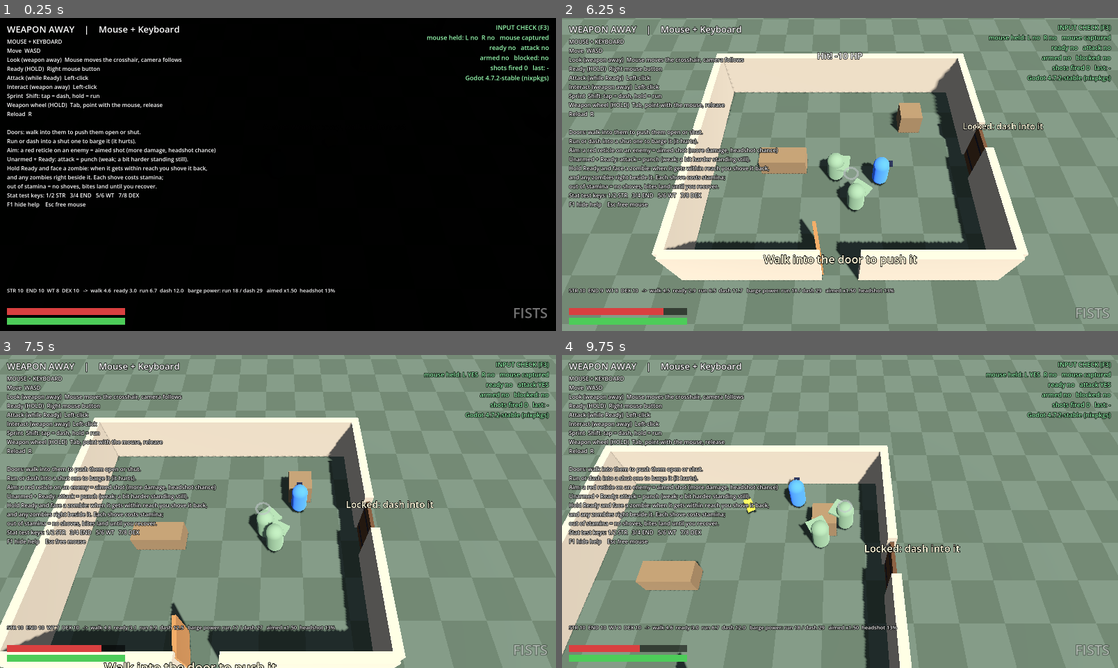
Above: before the commit, frames 1-4 (two rows, left to right).
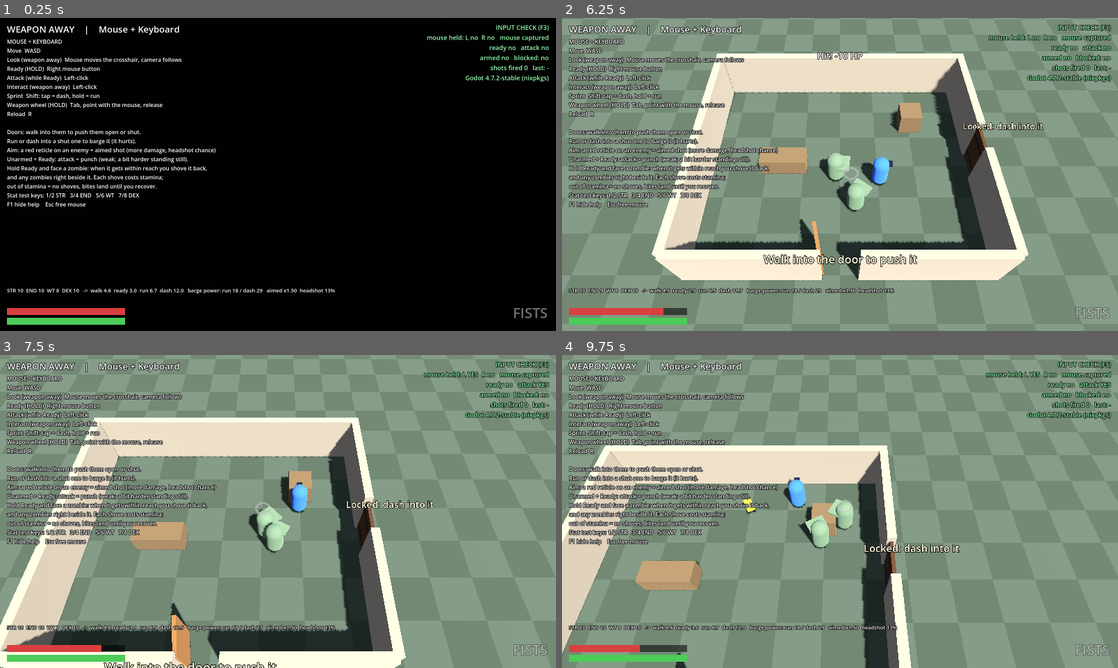
Above: after the commit, the same moments.

Repository: RuneTV64/twinsticksofdepth
Game: Godot game, scene res://main.tscn
Two runs of this game, one before a commit and one after it. Both use one fixed random seed, a clock stepped at 60 frames per second and the inputs below.
Inputs (mouse positions are in pixels of both pictures, inside the frame that each line leads up to):
- Up to frame 1 (0.25 s): no input
- Up to frame 2 (6.25 s): tap Enter at 0.5 s; move the mouse to (867, 174) at 0.52 s; press the mouse at (867, 174) at 0.53 s; hold W (move_up) 0.53-5.78 s; move the mouse to (812, 174) at 1.27 s; release the mouse at (812, 174) at 1.28 s; right-click (812, 174) at 1.35 s; move the mouse to (851, 168) at 2.02 s; hold Shift (sprint) 2.03-2.78 s; move the mouse to (834, 180) at 2.77 s; tap Tab (weapon_wheel) at 2.85 s; click (834, 180) at 2.92 s; move the mouse to (878, 177) at 3.52 s; tap Q at 3.6 s; move the mouse to (795, 171) at 4.27 s; tap 1 at 4.35 s; move the mouse to (845, 174) at 5.02 s; tap 2 at 5.1 s; click (845, 174) at 5.17 s; move the mouse to (817, 168) at 5.77 s; hold D (move_right) from 5.78 s (still down); tap 3 at 5.85 s
- Up to frame 3 (7.5 s): move the mouse to (305, 511) at 6.52 s; release D (move_right) at 6.53 s; hold W (move_up) from 6.53 s (still down); tap 4 at 6.6 s; move the mouse to (250, 511) at 7.27 s; tap 5 at 7.35 s; click (250, 511) at 7.42 s
- Up to frame 4 (9.75 s): move the mouse to (851, 505) at 8.02 s; tap 6 at 8.1 s; move the mouse to (834, 517) at 8.77 s; release W (move_up) at 8.78 s; hold A (move_left) 8.78-9.53 s; tap 7 at 8.85 s; move the mouse to (878, 514) at 9.52 s; hold W (move_up) from 9.53 s (still down); tap 8 at 9.6 s; click (878, 514) at 9.67 s

The runs differ from the first frame. In frame 2, less than 0.1% of the frame differs, in the area x 17-85%, y 12-84%; in frame 3, less than 0.1%; in frame 4, 0.9%, in the area x 0-72%, y 28-100%.

Commit message:
Add cul-de-sac to the test map: houses with doors and windows, zombies, ammo
- Road from the yard to a turning circle with seven houses, two cars
- Wall builder with door, window and open-doorway openings; house helper
- 21 more shamblers on the street, circle, lawns and indoors
- Ammo inside four of the houses; pickups give 8 and respawn after 150s
- Start with one spare magazine; killed shamblers stay gone for 90s
- Fog-of-war map now covers the whole (non-square) level

Co-Authored-By: Claude Fable 5.2 <noreply@anthropic.com>

Diff:
--- a/ammo_pickup.gd
+++ b/ammo_pickup.gd
@@ -2,8 +2,8 @@
 extends Node3D
 ## First interaction in the game: put your weapon away, walk up, press Interact.
 
-@export var amount := 12
-@export var respawn_time := 12.0
+@export var amount := 8
+@export var respawn_time := 150.0   # slow: a looted spot is worth coming back to much later, not farming
 
 var _active := true
 var _t := 0.0
--- a/enemy.gd
+++ b/enemy.gd
@@ -12,6 +12,7 @@
 @export var attack_range := 1.45
 @export var attack_damage := 10.0
 @export var attack_cooldown := 1.3
+@export var shambler_respawn := 90.0   # seconds a killed shambler stays gone, so a bullet buys real time
 @export var investigate_time := 10.0   # how long a heard noise keeps pulling it in
 @export var fade_time := 0.25          # seconds to fade out of (or into) the player's view
 
@@ -132,7 +133,7 @@
 	hp = 0.0
 	visible = false
 	collision_layer = 0
-	_dead_t = 2.0 if kind == "dummy" else 7.0
+	_dead_t = 2.0 if kind == "dummy" else shambler_respawn
 
 
 func _respawn() -> void:
--- a/fog.gd
+++ b/fog.gd
@@ -14,8 +14,13 @@
 @export var edge_soft := 0.7         # meters over which the edge of your view fades
 @export var see_past := 0.6          # meters past a ray's end still lit, so the wall it hit shows
 
-const MAP_SIZE := 96.0               # meters covered by the explored map, centered on the origin
-const MAP_CELLS := 192               # half-meter cells
+## The part of the world the explored map covers (XZ). Set these before adding the node.
+var map_min := Vector2(-48.0, -48.0)
+var map_size := Vector2(96.0, 96.0)
+const CELL := 0.5                    # meters per explored-map cell
+
+var _cells_x := 0
+var _cells_y := 0
 
 var player: Player
 var cam: Camera3D
@@ -39,7 +44,8 @@
 uniform float taper;
 uniform float sight_range;
 uniform float sight_near;
-uniform float map_size;
+uniform vec2 map_min;
+uniform vec2 map_size;
 uniform float explored_dim;
 uniform float unexplored_dim;
 uniform float now;
@@ -76,7 +82,7 @@
 
 		// r = ever seen (0/1), g = when it was last seen (0 where never). Dividing the
 		// filtered g by the filtered r gives the last-seen time of the seen cells nearby.
-		vec2 e = texture(explored_tex, world.xz / map_size + 0.5).rg;
+		vec2 e = texture(explored_tex, (world.xz - map_min) / map_size).rg;
 		float seen = e.r;
 		float last_seen = e.g / max(e.r, 0.001);
 		float stale = smoothstep(stale_delay, stale_delay + stale_time, now - last_seen);
@@ -92,7 +98,9 @@
 
 func _ready() -> void:
 	# Two float channels per cell: r = ever seen, g = game time it was last seen.
-	_explored = Image.create(MAP_CELLS, MAP_CELLS, false, Image.FORMAT_RGF)
+	_cells_x = int(ceil(map_size.x / CELL))
+	_cells_y = int(ceil(map_size.y / CELL))
+	_explored = Image.create(_cells_x, _cells_y, false, Image.FORMAT_RGF)
 	_explored.fill(Color(0, 0, 0))
 	_explored_tex = ImageTexture.create_from_image(_explored)
 
@@ -102,7 +110,8 @@
 	_mat.shader = sh
 	_mat.render_priority = 5   # over the world and faded enemies, under the reticle (10)
 	_mat.set_shader_parameter("explored_tex", _explored_tex)
-	_mat.set_shader_parameter("map_size", MAP_SIZE)
+	_mat.set_shader_parameter("map_min", map_min)
+	_mat.set_shader_parameter("map_size", Vector2(_cells_x, _cells_y) * CELL)
 
 	var quad := MeshInstance3D.new()
 	var qm := QuadMesh.new()
@@ -144,7 +153,7 @@
 func _mark_explored() -> void:
 	var origin := Vector2(player.global_position.x, player.global_position.z)
 	var white := Color(1.0, _clock, 0.0)
-	var cell := MAP_SIZE / MAP_CELLS
+	var cell := CELL
 	# Twice as many spokes as sight rays, so cells at the far end of the cone aren't skipped.
 	var spokes := Player.SIGHT_RAYS * 2
 	for i in spokes:
@@ -154,9 +163,9 @@
 		var d := 0.0
 		while d <= reach:
 			var p := origin + dir * d
-			var cx := int(floor(p.x / cell + MAP_CELLS * 0.5))
-			var cy := int(floor(p.y / cell + MAP_CELLS * 0.5))
-			if cx >= 0 and cy >= 0 and cx < MAP_CELLS and cy < MAP_CELLS:
+			var cx := int(floor((p.x - map_min.x) / cell))
+			var cy := int(floor((p.y - map_min.y) / cell))
+			if cx >= 0 and cy >= 0 and cx < _cells_x and cy < _cells_y:
 				_explored.set_pixel(cx, cy, white)
 			d += cell * 0.9
 	_explored_tex.update(_explored)
@@ -164,9 +173,8 @@
 
 ## Has this spot ever been in view?
 func is_explored(pos: Vector3) -> bool:
-	var cell := MAP_SIZE / MAP_CELLS
-	var cx := int(floor(pos.x / cell + MAP_CELLS * 0.5))
-	var cy := int(floor(pos.z / cell + MAP_CELLS * 0.5))
-	if cx < 0 or cy < 0 or cx >= MAP_CELLS or cy >= MAP_CELLS:
+	var cx := int(floor((pos.x - map_min.x) / CELL))
+	var cy := int(floor((pos.z - map_min.y) / CELL))
+	if cx < 0 or cy < 0 or cx >= _cells_x or cy >= _cells_y:
 		return false
 	return _explored.get_pixel(cx, cy).r > 0.5
--- a/main.gd
+++ b/main.gd
@@ -1,9 +1,25 @@
 extends Node3D
-## Builds the whole test level in code: open yard, a small house with a normal door (south)
-## and a heavy locked door (east), training dummies, shamblers, and ammo crates.
+## Builds the whole test level in code.
+##  - Training yard (z -40..40): a small house with a normal door (south) and a heavy locked
+##    door (east), training dummies, a few shamblers, the tutorial ammo crate.
+##  - Cul-de-sac (north of the yard, through the gap in the wall): a short street ending in a
+##    turning circle, seven houses with doors and windows, a lot of zombies, and ammo hidden
+##    inside some of the houses.
+## North is -Z.
 
 const WALL_H := 2.6
 const WALL_T := 0.4
+const DOOR_W := 1.6       # matches Door.width
+const DOOR_H := 2.3       # wall above this over a doorway
+const WINDOW_W := 1.4
+const SILL_H := 0.9       # window opening runs from here...
+const HEAD_H := 2.0       # ...up to here. You can see and shoot through it, not climb through.
+
+# The whole playable area, for the ground, the outer wall and the fog-of-war map.
+const WORLD_X0 := -40.0
+const WORLD_X1 := 40.0
+const WORLD_Z0 := -112.0  # north edge
+const WORLD_Z1 := 40.0    # south edge
 
 var player: Player
 var rig: CamRig
@@ -37,6 +53,8 @@
 	fog = preload("res://fog.gd").new()
 	fog.player = player
 	fog.cam = rig.cam
+	fog.map_min = Vector2(WORLD_X0 - 4.0, WORLD_Z0 - 4.0)
+	fog.map_size = Vector2(WORLD_X1 - WORLD_X0 + 8.0, WORLD_Z1 - WORLD_Z0 + 8.0)
 	add_child(fog)
 
 	hud = Hud.new()
@@ -97,7 +115,7 @@
 	ground.collision_layer = 1
 	var gs := CollisionShape3D.new()
 	var gb := BoxShape3D.new()
-	gb.size = Vector3(90, 1, 90)
+	gb.size = Vector3(WORLD_X1 - WORLD_X0 + 10.0, 1, WORLD_Z1 - WORLD_Z0 + 10.0)
 	gs.shape = gb
 	ground.add_child(gs)
 	var gm := MeshInstance3D.new()
@@ -120,17 +138,22 @@
 	smat.shader = sh
 	gm.material_override = smat
 	ground.add_child(gm)
-	ground.position = Vector3(0, -0.5, 0)
+	ground.position = Vector3((WORLD_X0 + WORLD_X1) * 0.5, -0.5, (WORLD_Z0 + WORLD_Z1) * 0.5)
 	add_child(ground)
 
 
 func _build_level() -> void:
 	var wall_col := Color(0.55, 0.52, 0.48)
-	# Yard boundary
-	_box(Vector3(0, WALL_H / 2, -40), Vector3(80, WALL_H, 1), wall_col)
-	_box(Vector3(0, WALL_H / 2, 40), Vector3(80, WALL_H, 1), wall_col)
-	_box(Vector3(-40, WALL_H / 2, 0), Vector3(1, WALL_H, 80), wall_col)
-	_box(Vector3(40, WALL_H / 2, 0), Vector3(1, WALL_H, 80), wall_col)
+	# Outer wall around the whole map
+	var mid_z := (WORLD_Z0 + WORLD_Z1) * 0.5
+	var len_z := WORLD_Z1 - WORLD_Z0 + 1.0
+	_box(Vector3(0, WALL_H / 2, WORLD_Z0), Vector3(81, WALL_H, 1), wall_col)
+	_box(Vector3(0, WALL_H / 2, WORLD_Z1), Vector3(81, WALL_H, 1), wall_col)
+	_box(Vector3(WORLD_X0, WALL_H / 2, mid_z), Vector3(1, WALL_H, len_z), wall_col)
+	_box(Vector3(WORLD_X1, WALL_H / 2, mid_z), Vector3(1, WALL_H, len_z), wall_col)
+	# Wall between the yard and the cul-de-sac, with a gap for the road (x -5..5)
+	_box(Vector3(-22.5, WALL_H / 2, -40), Vector3(35, WALL_H, 1), wall_col)
+	_box(Vector3(22.5, WALL_H / 2, -40), Vector3(35, WALL_H, 1), wall_col)
 
 	# House: x -7..7, z -22..-10
 	var hc := Color(0.62, 0.56, 0.47)
@@ -170,17 +193,197 @@
 	for p in [Vector3(20, 0.05, -4), Vector3(22, 0.05, 2), Vector3(19, 0.05, 7)]:
 		_enemy("shambler", p)
 
-	# Ammo crates
-	for p in [Vector3(3, 0, 4), Vector3(0, 0, -20), Vector3(14, 0, 0)]:
-		var a := AmmoPickup.new()
-		a.position = p
-		add_child(a)
+	# Ammo: the tutorial crate by the spawn, and one in the yard house
+	for p in [Vector3(3, 0, 4), Vector3(0, 0, -20)]:
+		_ammo(p)
 
 	_sign(Vector3(3, 1.6, 4), "Ammo: weapon away, walk up, interact")
 	_sign(Vector3(0, 3.2, -9.6), "Walk into the door to push it")
 	_sign(Vector3(7.6, 3.2, -16), "Locked: dash into it")
 	_sign(Vector3(-15, 3.0, 2), "Dummies")
 	_sign(Vector3(20, 3.0, 0), "Shamblers")
+	_sign(Vector3(0, 3.4, -38), "Cul-de-sac ahead: ammo is in some of the houses")
+
+	_build_culdesac()
+
+
+# ------------------------------------------------------------------ cul-de-sac
+func _build_culdesac() -> void:
+	# Road in from the yard, ending in a turning circle.
+	var asphalt := Color(0.2, 0.2, 0.22)
+	var bulb := Vector3(0, 0, -78)
+	_flat_box(Vector3(0, 0.02, -51.5), Vector3(8, 0.04, 31), asphalt)
+	var circle := MeshInstance3D.new()
+	var cm := CylinderMesh.new()
+	cm.top_radius = 14.0
+	cm.bottom_radius = 14.0
+	cm.height = 0.04
+	circle.mesh = cm
+	var cmat := StandardMaterial3D.new()
+	cmat.albedo_color = asphalt
+	cmat.roughness = 0.95
+	circle.material_override = cmat
+	circle.position = bulb + Vector3(0, 0.02, 0)
+	add_child(circle)
+
+	# Houses: center (x, z), width (x), depth (z), which wall the front door is on.
+	_house(Vector2(-14, -53), 10, 12, "E", Color(0.66, 0.6, 0.5))          # street, west side
+	_house(Vector2(14, -53), 10, 12, "W", Color(0.58, 0.62, 0.66))         # street, east side
+	_house(Vector2(-27, -78), 10, 12, "E", Color(0.68, 0.58, 0.52))        # circle, west
+	_house(Vector2(27, -78), 10, 12, "W", Color(0.6, 0.66, 0.58), 0.0, -1.5)  # circle, east (back room)
+	_house(Vector2(-19, -98), 10, 10, "S", Color(0.64, 0.62, 0.55))        # circle, north-west
+	_house(Vector2(0, -102), 14, 10, "S", Color(0.7, 0.64, 0.56), 1.2)     # circle, north (side room)
+	_house(Vector2(19, -98), 10, 10, "S", Color(0.6, 0.58, 0.62))          # circle, north-east
+
+	# Abandoned cars on the circle: cover you can see and shoot over.
+	_box(Vector3(-5, 0.7, -80), Vector3(1.9, 1.4, 4.2), Color(0.5, 0.18, 0.16))
+	_box(Vector3(9, 0.7, -70), Vector3(4.2, 1.4, 1.9), Color(0.2, 0.3, 0.5))
+
+	# Ammo, inside four of the seven houses.
+	for p in [Vector3(-16, 0, -56), Vector3(30, 0, -82), Vector3(5, 0, -104.5), Vector3(21, 0, -100.5)]:
+		_ammo(p)
+
+	# Zombies: on the street, all over the circle, on the lawns, and waiting indoors.
+	var spots: Array[Vector3] = [
+		Vector3(-2, 0.05, -47), Vector3(2.5, 0.05, -55), Vector3(-1, 0.05, -62),
+		Vector3(0, 0.05, -78), Vector3(-6, 0.05, -72), Vector3(7, 0.05, -75), Vector3(-9, 0.05, -83),
+		Vector3(6, 0.05, -84), Vector3(0, 0.05, -88), Vector3(11, 0.05, -80), Vector3(-11, 0.05, -76),
+		Vector3(-18, 0.05, -66), Vector3(18, 0.05, -67), Vector3(-12, 0.05, -91), Vector3(12, 0.05, -91),
+		Vector3(14, 0.05, -55), Vector3(-28, 0.05, -76), Vector3(27, 0.05, -75),
+		Vector3(-19, 0.05, -99), Vector3(-3, 0.05, -103), Vector3(17, 0.05, -96),
+	]
+	for p in spots:
+		_enemy("shambler", p)
+
+
+## A house: four walls with a front door (flanked by windows) on door_side ("N", "S", "E" or
+## "W") and windows on the other walls. No roof, so you can see in from above once it's in view.
+## split_x / split_z add an inside wall (with an open doorway) that many meters off center,
+## running north-south / east-west, to make a second room.
+func _house(c: Vector2, w: float, d: float, door_side: String, col: Color,
+		split_x := 0.0, split_z := 0.0) -> void:
+	var x0 := c.x - w * 0.5
+	var x1 := c.x + w * 0.5
+	var z0 := c.y - d * 0.5   # north wall
+	var z1 := c.y + d * 0.5   # south wall
+	_flat_box(Vector3(c.x, 0.02, c.y), Vector3(w, 0.04, d), Color(0.4, 0.33, 0.26))   # floorboards
+	_wall(Vector2(x0, z0), Vector2(x1, z0), _openings(w, door_side == "N"), col)
+	_wall(Vector2(x0, z1), Vector2(x1, z1), _openings(w, door_side == "S"), col)
+	_wall(Vector2(x0, z0), Vector2(x0, z1), _openings(d, door_side == "W"), col)
+	_wall(Vector2(x1, z0), Vector2(x1, z1), _openings(d, door_side == "E"), col)
+	var inner := col.darkened(0.12)
+	if split_x != 0.0:
+		_wall(Vector2(c.x + split_x, z0), Vector2(c.x + split_x, z1),
+			[{"at": d * 0.5 - DOOR_W * 0.5, "w": DOOR_W, "kind": "gap"}], inner)
+	if split_z != 0.0:
+		_wall(Vector2(x0, c.y + split_z), Vector2(x1, c.y + split_z),
+			[{"at": w * 0.5 - DOOR_W * 0.5, "w": DOOR_W, "kind": "gap"}], inner)
+
+
+## Openings for one outside wall of the given length: a centered door with a window either
+## side, or just windows.
+func _openings(length: float, has_door: bool) -> Array:
+	var o := []
+	if has_door:
+		o.append({"at": length * 0.5 - DOOR_W * 0.5, "w": DOOR_W, "kind": "door"})
+		o.append({"at": length * 0.22 - WINDOW_W * 0.5, "w": WINDOW_W, "kind": "window"})
+		o.append({"at": length * 0.78 - WINDOW_W * 0.5, "w": WINDOW_W, "kind": "window"})
+	elif length >= 12.0:
+		o.append({"at": length * 0.3 - WINDOW_W * 0.5, "w": WINDOW_W, "kind": "window"})
+		o.append({"at": length * 0.7 - WINDOW_W * 0.5, "w": WINDOW_W, "kind": "window"})
+	else:
+		o.append({"at": length * 0.5 - WINDOW_W * 0.5, "w": WINDOW_W, "kind": "window"})
+	return o
+
+
+## A straight wall from a to b (XZ; must run along X or along Z) with openings cut into it.
+## Each opening is {"at": meters from the west/north end to its near edge, "w": width,
+## "kind": "door" (hinged Door), "window" (sill + glass) or "gap" (open doorway)}.
+func _wall(a: Vector2, b: Vector2, openings: Array, col: Color) -> void:
+	if a.x > b.x or a.y > b.y:
+		var t := a
+		a = b
+		b = t
+	var along_x := absf(b.x - a.x) > absf(b.y - a.y)
+	var length := (b - a).length()
+	openings.sort_custom(func(p, q): return p["at"] < q["at"])
+	var cursor := -WALL_T * 0.5   # run half a thickness past each end so corners close up
+	for o in openings:
+		var o0: float = o["at"]
+		var o1: float = o0 + float(o["w"])
+		_wall_piece(a, along_x, cursor, o0, 0.0, WALL_H, col)
+		match o["kind"]:
+			"window":
+				_wall_piece(a, along_x, o0, o1, 0.0, SILL_H, col)
+				_wall_piece(a, along_x, o0, o1, HEAD_H, WALL_H, col)
+				_glass(a, along_x, o0, o1)
+			"door":
+				_wall_piece(a, along_x, o0, o1, DOOR_H, WALL_H, col)
+				var door := Door.new()
+				if along_x:
+					door.position = Vector3(a.x + o0, 0, a.y)       # panel runs toward +X
+				else:
+					door.position = Vector3(a.x, 0, a.y + o1)       # turned: panel runs toward -Z
+					door.rotation.y = PI / 2
+				add_child(door)
+			_:
+				_wall_piece(a, along_x, o0, o1, DOOR_H, WALL_H, col)
+		cursor = o1
+	_wall_piece(a, along_x, cursor, length + WALL_T * 0.5, 0.0, WALL_H, col)
+
+
+## One solid block of a wall: from d0 to d1 meters along it, from height y0 up to y1.
+func _wall_piece(a: Vector2, along_x: bool, d0: float, d1: float, y0: float, y1: float, col: Color) -> void:
+	if d1 - d0 < 0.01:
+		return
+	var mid := (d0 + d1) * 0.5
+	var y := (y0 + y1) * 0.5
+	if along_x:
+		_box(Vector3(a.x + mid, y, a.y), Vector3(d1 - d0, y1 - y0, WALL_T), col)
+	else:
+		_box(Vector3(a.x, y, a.y + mid), Vector3(WALL_T, y1 - y0, d1 - d0), col)
+
+
+## Window glass: looks only. It doesn't stop sight, bullets or anything else (yet).
+func _glass(a: Vector2, along_x: bool, d0: float, d1: float) -> void:
+	var m := MeshInstance3D.new()
+	var bm := BoxMesh.new()
+	var mid := (d0 + d1) * 0.5
+	if along_x:
+		bm.size = Vector3(d1 - d0, HEAD_H - SILL_H, 0.05)
+		m.position = Vector3(a.x + mid, (SILL_H + HEAD_H) * 0.5, a.y)
+	else:
+		bm.size = Vector3(0.05, HEAD_H - SILL_H, d1 - d0)
+		m.position = Vector3(a.x, (SILL_H + HEAD_H) * 0.5, a.y + mid)
+	m.mesh = bm
+	var mat := StandardMaterial3D.new()
+	mat.albedo_color = Color(0.6, 0.8, 0.95, 0.28)
+	mat.transparency = BaseMaterial3D.TRANSPARENCY_ALPHA
+	mat.roughness = 0.1
+	m.material_override = mat
+	m.cast_shadow = GeometryInstance3D.SHADOW_CASTING_SETTING_OFF
+	add_child(m)
+
+
+## A flat colored slab with no collision (road, floorboards).
+func _flat_box(pos: Vector3, size: Vector3, col: Color) -> void:
+	var m := MeshInstance3D.new()
+	var bm := BoxMesh.new()
+	bm.size = size
+	m.mesh = bm
+	var mat := StandardMaterial3D.new()
+	mat.albedo_color = col
+	mat.roughness = 0.95
+	m.material_override = mat
+	m.position = pos
+	m.cast_shadow = GeometryInstance3D.SHADOW_CASTING_SETTING_OFF
+	add_child(m)
+
+
+func _ammo(pos: Vector3) -> void:
+	var a := AmmoPickup.new()
+	a.position = pos
+	add_child(a)
 
 
 func _box(pos: Vector3, size: Vector3, col: Color) -> StaticBody3D:
--- a/player.gd
+++ b/player.gd
@@ -132,7 +132,7 @@
 var using_pad := false
 var dead := false
 var mag := 8
-var reserve := 16
+var reserve := 8
 var facing := Vector3(0, 0, -1)
 var weapon := "fists"              # what's in hand: one of WEAPONS
 ## Distance to the first wall along each of SIGHT_RAYS directions (capped at sight_range).
@@ -1101,7 +1101,7 @@
 	stamina = max_stamina
 	winded = false
 	mag = mag_size
-	reserve = 16
+	reserve = 8   # one spare magazine: the rest you have to find
 	_reload_t = 0.0
 
 
